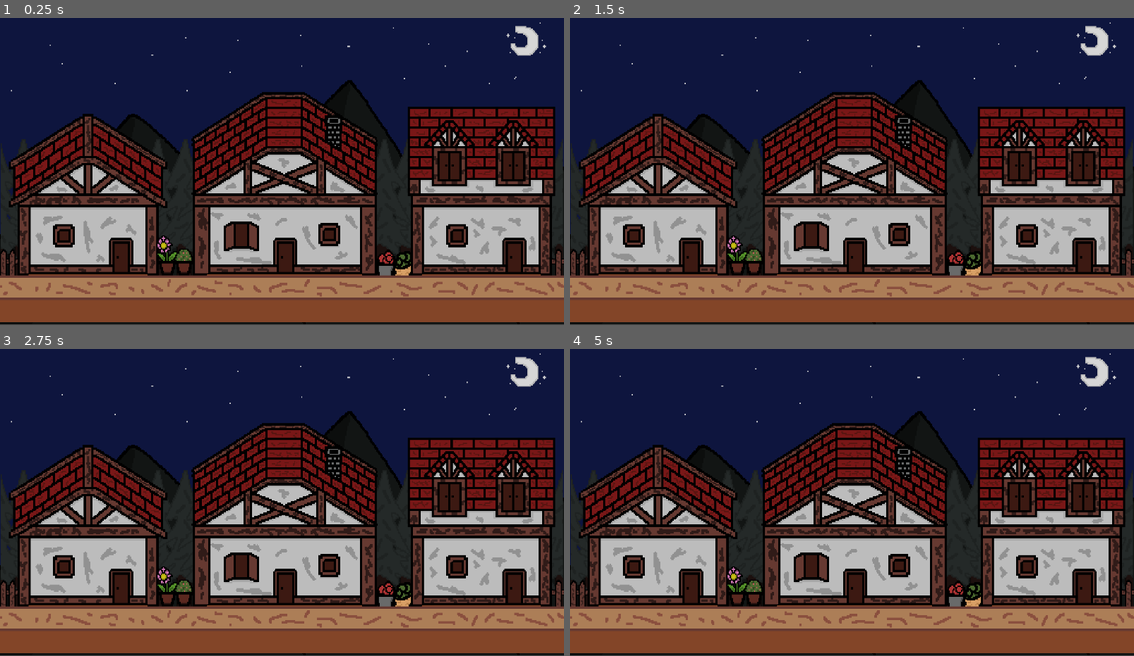
Above: before the commit, frames 1-4 (two rows, left to right).
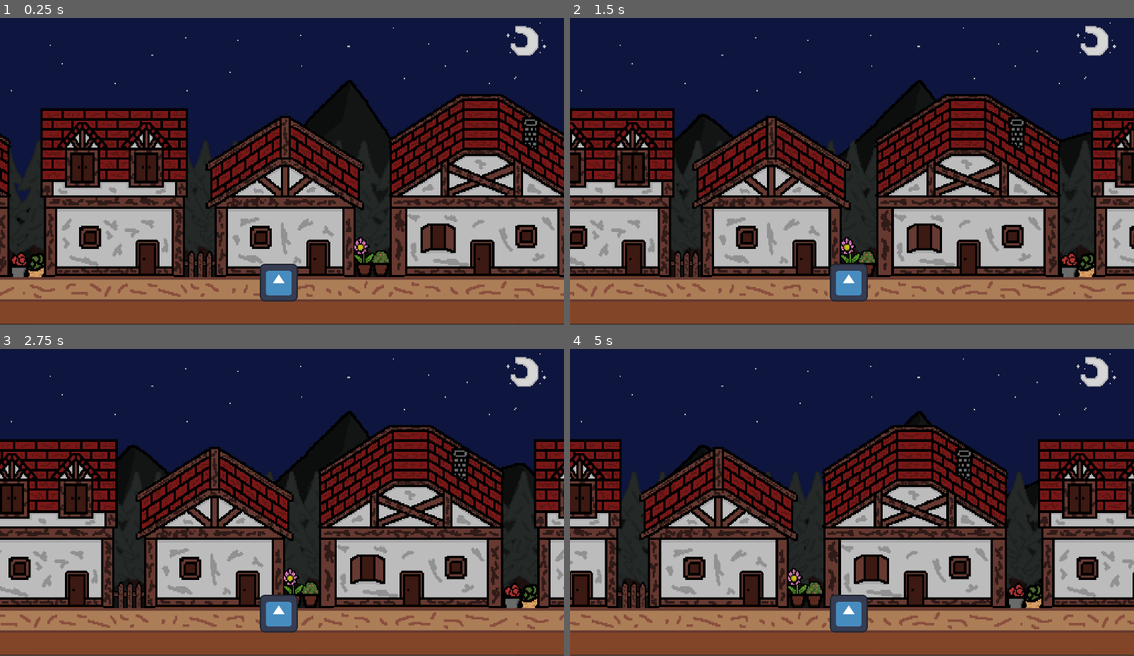
Above: after the commit, the same moments.

Repository: Eathand/GDA-Game
Game: Godot game, scene res://start_screen.tscn
The game is run twice, just before and just after one commit, with the same random seed, the same clock (stepped at 60 frames per second) and the same inputs. This scene is started directly instead of the project's main scene. The engine's default icon, where the game draws it, is replaced by a stand-in: a white triangle on a blue panel in a dark square.
Inputs:
- Up to frame 1 (0.25 s): no input
- Up to frame 2 (1.5 s): tap Enter (ui_accept) at 0.5, 0.6, 0.77, 1.07, 1.35 s; hold Right (ui_right) from 0.53 s (still down)
- Up to frame 3 (2.75 s): tap Enter (ui_accept) at 1.52, 1.82, 2.1 s; release Right (ui_right) at 2.03 s; hold Left (ui_left) from 2.03 s (still down)
- Up to frame 4 (5 s): release Left (ui_left) at 2.78 s; hold Right (ui_right) 2.78-4.28 s; tap Enter (ui_accept) at 2.85, 3.02, 3.32, 3.6, 3.77, 4.07, 4.35, 4.52, 4.82 s; hold Left (ui_left) from 4.28 s (still down)

The runs differ from the first frame. In frame 1, 43% of the frame differs, in the area x 0-100%, y 24-100%; in frame 2, 47%; in frame 3, 45%; in frame 4, 46%.

Commit message:
little changes

Diff:
--- a/gda-game-capstone/Death Menu.tscn
+++ b/gda-game-capstone/Death Menu.tscn
@@ -1,6 +1,7 @@
-[gd_scene load_steps=2 format=3 uid="uid://b5nvekxcdja1e"]
+[gd_scene load_steps=3 format=3 uid="uid://b5nvekxcdja1e"]
 
 [ext_resource type="FontFile" uid="uid://cpqnpdriqfuxh" path="res://scenes/medieval-pixel.ttf" id="1_cte0h"]
+[ext_resource type="Texture2D" uid="uid://cs5b8u5vs72y" path="res://dead-character (1).png" id="1_ojdvt"]
 
 [node name="Death Menu" type="Control"]
 layout_mode = 3
@@ -11,6 +12,7 @@
 grow_vertical = 2
 
 [node name="PanelContainer" type="PanelContainer" parent="."]
+layout_direction = 1
 layout_mode = 1
 anchors_preset = 15
 anchor_right = 1.0
@@ -19,8 +21,16 @@
 grow_vertical = 2
 metadata/_edit_use_anchors_ = true
 
+[node name="Sprite2D" type="Sprite2D" parent="PanelContainer"]
+position = Vector2(573, 244)
+scale = Vector2(1.77734, 1.58203)
+texture = ExtResource("1_ojdvt")
+centered = false
+metadata/_edit_group_ = true
+
 [node name="ColorRect" type="ColorRect" parent="PanelContainer"]
 show_behind_parent = true
+layout_direction = 1
 layout_mode = 2
 color = Color(0, 0, 0, 1)
 
--- a/gda-game-capstone/Start UI.tscn
+++ b/gda-game-capstone/Start UI.tscn
@@ -1,6 +1,7 @@
-[gd_scene load_steps=2 format=3 uid="uid://c6qcg5njldbpy"]
+[gd_scene load_steps=3 format=3 uid="uid://c6qcg5njldbpy"]
 
 [ext_resource type="FontFile" uid="uid://cpqnpdriqfuxh" path="res://scenes/medieval-pixel.ttf" id="1_bjuvj"]
+[ext_resource type="Script" path="res://start_ui.gd" id="1_vb6f8"]
 
 [node name="Control" type="Control"]
 layout_mode = 3
@@ -9,6 +10,7 @@
 anchor_bottom = 1.0
 grow_horizontal = 2
 grow_vertical = 2
+script = ExtResource("1_vb6f8")
 
 [node name="Button" type="Button" parent="."]
 clip_contents = true
--- a/gda-game-capstone/UI.tscn
+++ b/gda-game-capstone/UI.tscn
@@ -47,3 +47,18 @@
 theme_override_fonts/font = ExtResource("1_rnflq")
 theme_override_font_sizes/font_size = 121
 text = "Main Menu"
+
+[node name="Quit Button" type="Button" parent="."]
+layout_mode = 1
+anchors_preset = -1
+anchor_left = 0.499
+anchor_top = 0.861
+anchor_right = 0.499
+anchor_bottom = 0.861
+offset_left = -171.08
+offset_top = -143.88
+offset_right = 169.92
+offset_bottom = 0.119934
+theme_override_fonts/font = ExtResource("1_rnflq")
+theme_override_font_sizes/font_size = 181
+text = "Quit"
--- /dev/null
+++ b/gda-game-capstone/character_body_2d.gd
@@ -0,0 +1,22 @@
+extends CharacterBody2D
+
+
+const SPEED = 400.0
+const JUMP_VELOCITY = -400.0
+
+
+func _physics_process(delta: float) -> void:
+
+	# Handle jump.
+	if Input.is_action_just_pressed("ui_accept") and is_on_floor():
+		velocity.y = JUMP_VELOCITY
+
+	# Get the input direction and handle the movement/deceleration.
+	# As good practice, you should replace UI actions with custom gameplay actions.
+	var direction := Input.get_axis("ui_left", "ui_right")
+	if direction:
+		velocity.x = direction * SPEED
+	else:
+		velocity.x = move_toward(velocity.x, 0, SPEED)
+
+	move_and_slide()
--- a/gda-game-capstone/project.godot
+++ b/gda-game-capstone/project.godot
@@ -19,6 +19,8 @@
 
 window/size/viewport_width=1920
 window/size/viewport_height=1080
+window/size/mode=3
+window/size/resizable=false
 
 [gui]
 
--- /dev/null
+++ b/gda-game-capstone/start_screen.gd
@@ -0,0 +1,11 @@
+extends Node2D
+
+
+# Called when the node enters the scene tree for the first time.
+func _ready() -> void:
+	pass # Replace with function body.
+
+
+# Called every frame. 'delta' is the elapsed time since the previous frame.
+func _process(delta: float) -> void:
+	pass
--- a/gda-game-capstone/start_screen.tscn
+++ b/gda-game-capstone/start_screen.tscn
@@ -1,10 +1,13 @@
-[gd_scene load_steps=4 format=3 uid="uid://bnjwa4havlmml"]
+[gd_scene load_steps=6 format=3 uid="uid://bnjwa4havlmml"]
 
+[ext_resource type="Script" path="res://start_screen.gd" id="1_je1eg"]
 [ext_resource type="Texture2D" uid="uid://cyhh2p7dh4j0d" path="res://scenes/mountainbackground (1).png" id="1_njxig"]
 [ext_resource type="Texture2D" uid="uid://bnngpsh86ulei" path="res://scenes/mainmmenu.png" id="2_0pidm"]
 [ext_resource type="Texture2D" uid="uid://dlmw3fix3s65b" path="res://scenes/b-trees.png" id="2_uqxej"]
+[ext_resource type="PackedScene" uid="uid://iec4vfatj7i0" path="res://temp character.tscn" id="4_t8x24"]
 
 [node name="Start screen" type="Node2D"]
+script = ExtResource("1_je1eg")
 
 [node name="ParallaxBackground" type="ParallaxBackground" parent="."]
 
@@ -19,6 +22,7 @@
 
 [node name="ParallaxLayer" type="ParallaxLayer" parent="ParallaxBackground"]
 texture_filter = 1
+motion_scale = Vector2(0.5, 0.5)
 motion_mirroring = Vector2(1920, 0)
 
 [node name="Sprite2D" type="Sprite2D" parent="ParallaxBackground/ParallaxLayer"]
@@ -28,9 +32,13 @@
 
 [node name="towns building" type="ParallaxLayer" parent="ParallaxBackground"]
 texture_filter = 1
+motion_scale = Vector2(0.75, 0.75)
 motion_mirroring = Vector2(1920, 0)
 
 [node name="Sprite2D" type="Sprite2D" parent="ParallaxBackground/towns building"]
 scale = Vector2(0.46875, 0.522461)
 texture = ExtResource("2_0pidm")
 centered = false
+
+[node name="CharacterBody2D" parent="." instance=ExtResource("4_t8x24")]
+position = Vector2(64, 876)
--- /dev/null
+++ b/gda-game-capstone/start_ui.gd
@@ -0,0 +1,11 @@
+extends Control
+
+
+# Called when the node enters the scene tree for the first time.
+func _ready() -> void:
+	pass # Replace with function body.
+
+
+# Called every frame. 'delta' is the elapsed time since the previous frame.
+func _process(delta: float) -> void:
+	pass
--- /dev/null
+++ b/gda-game-capstone/temp character.tscn
@@ -0,0 +1,21 @@
+[gd_scene load_steps=4 format=3 uid="uid://iec4vfatj7i0"]
+
+[ext_resource type="Script" path="res://character_body_2d.gd" id="1_dydfy"]
+[ext_resource type="Texture2D" uid="uid://dlsl7mhht7nbs" path="res://icon.svg" id="2_gf2b3"]
+
+[sub_resource type="RectangleShape2D" id="RectangleShape2D_pavnv"]
+size = Vector2(126, 124)
+
+[node name="CharacterBody2D" type="CharacterBody2D"]
+script = ExtResource("1_dydfy")
+
+[node name="Sprite2D" type="Sprite2D" parent="."]
+position = Vector2(-9, 51)
+texture = ExtResource("2_gf2b3")
+
+[node name="CollisionShape2D" type="CollisionShape2D" parent="."]
+position = Vector2(-5, 51)
+shape = SubResource("RectangleShape2D_pavnv")
+
+[node name="Camera2D" type="Camera2D" parent="."]
+position = Vector2(2, -344)
Binary file added: gda-game-capstone/dead-character (1).png
Not shown, added: gda-game-capstone/dead-character (1).png.import
Binary file added: gda-game-capstone/dead-character.png
Not shown, added: gda-game-capstone/dead-character.png.import
